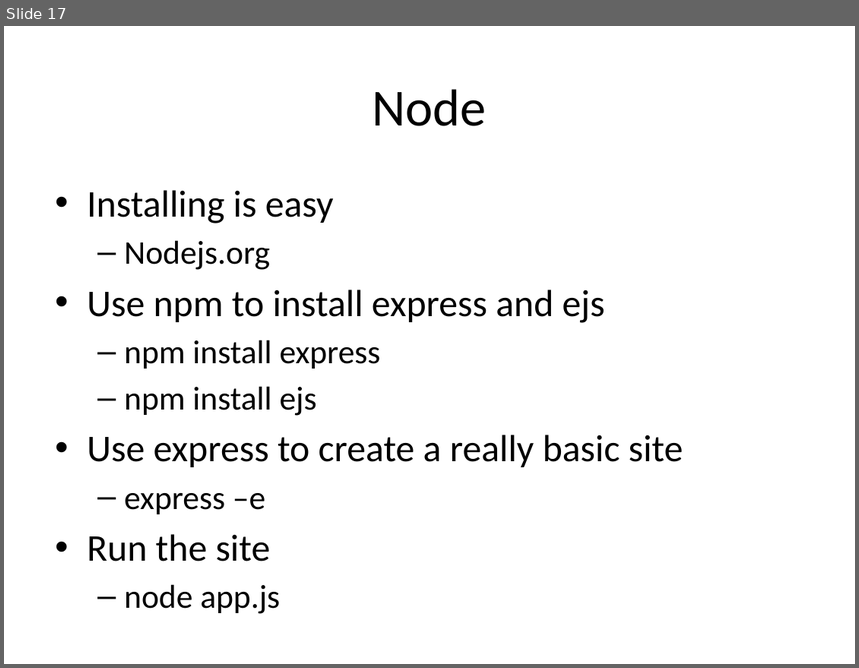
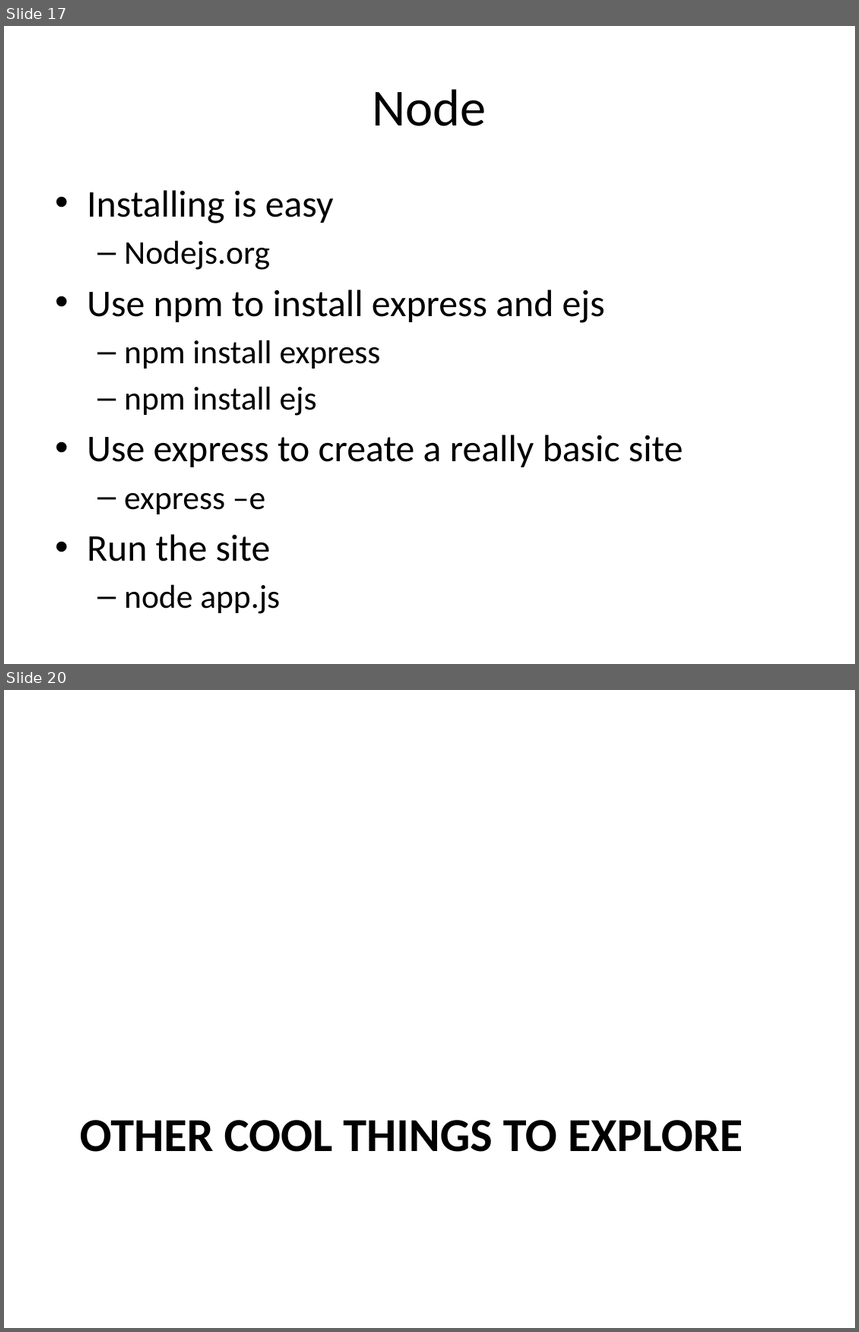
Before and after one commit to chadmichel/IndexedDB_And_Random_Presentation, a slide deck: IndexedDB_And_Random.pptx. Shown one above the other, each under a label of ours: slide 17 before the commit, slides 17 and 20 after it; the slides between them are not shown. The pictures are 859x668 and 859x1332 pixels, drawn with LibreOffice and Linux fonts; fonts in the diff are those of the drawing. Boxes give left, top, right and bottom in pixels: in the first picture for what was removed or moved away, otherwise in the second. Text is boxed around its words. In the diff, an @@ line names an element or a change of style, - is before the commit and + after.

```diff
--- a/IndexedDB_And_Random.pptx
+++ b/IndexedDB_And_Random.pptx
@@ slide 20 added at [4, 690, 855, 1328], background #FFFFFF @@
@@ title added at [80, 1120, 743, 1152], 40 pt, text #000000, bold @@
+OTHER COOL THINGS TO EXPLORE
```
Also in this commit, not shown: 5 other slides added, 1 slide removed, 13 other files.
